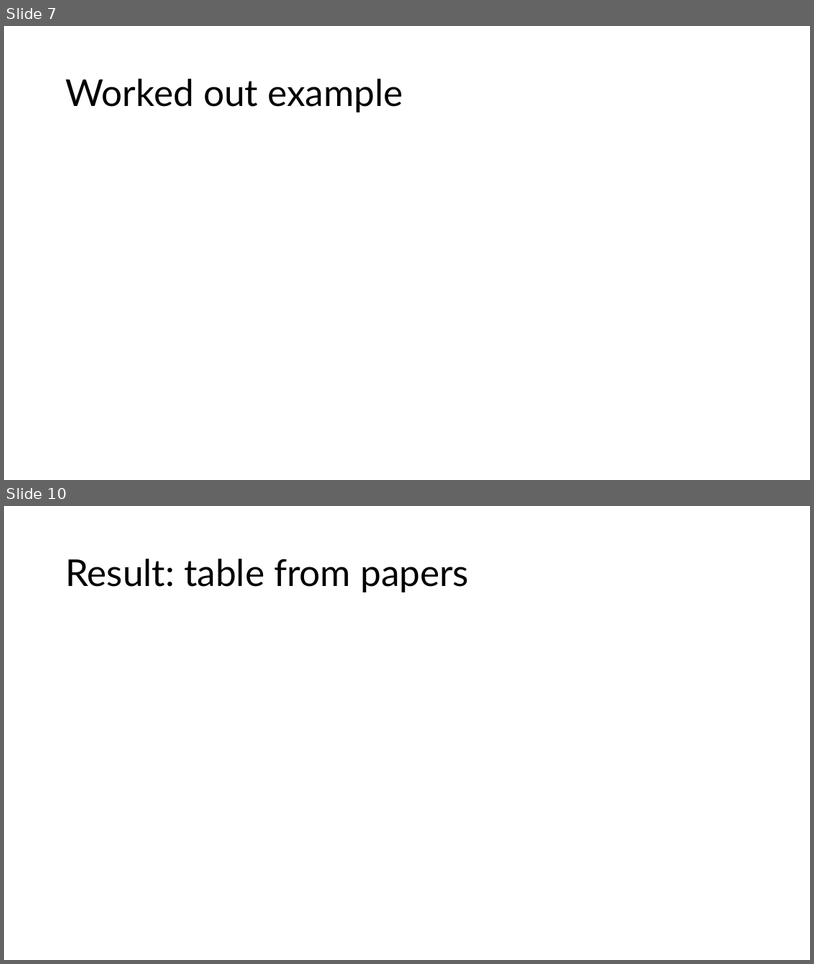
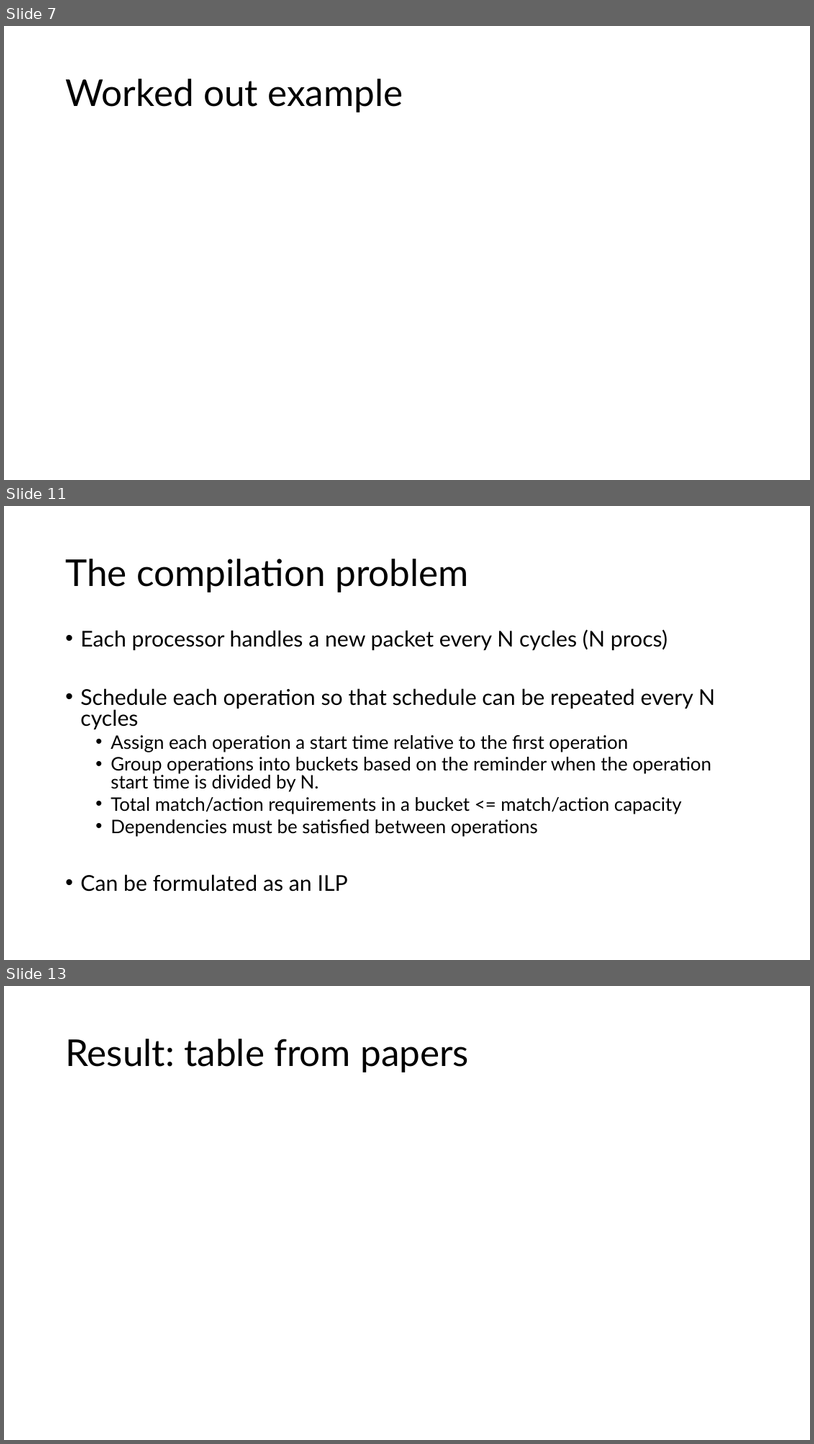
Before and after one commit to anirudhSK/drmt_talk, a slide deck: drmt.pptx. Shown one above the other, each under a label of ours: slides 7 and 10 before the commit, slides 7, 11 and 13 after it; the slides between them are not shown. The pictures are 814x964 and 814x1444 pixels, drawn with LibreOffice and Linux fonts; fonts in the diff are those of the drawing. Boxes give left, top, right and bottom in pixels: in the first picture for what was removed or moved away, otherwise in the second. Text is boxed around its words. In the diff, an @@ line names an element or a change of style, - is before the commit and + after.

Commit message:
Write out a few more slides including compilation slide

```diff
--- a/drmt.pptx
+++ b/drmt.pptx
@@ slide 11 added at box(4, 506, 810, 960), background #FFFFFF @@
@@ title added at box(65, 559, 469, 592), 44 pt, text #000000 @@
+The compilation problem
@@ text added at box(80, 629, 715, 891), 22.2 pt, text #000000 @@
+• Each processor handles a new packet every N cycles (N procs)
+• Schedule each operation so that schedule can be repeated every N cycles
+  • Assign each operation a start time relative to the first operation
+  • Group operations into buckets based on the reminder when the operation start time is divided by N.
+  • Total match/action requirements in a bucket <= match/action capacity
+  • Dependencies must be satisfied between operations
+• Can be formulated as an ILP
@@ what was slide 10 is now slide 13 @@
```
Also in this commit, not shown: 1 slide changed, 3 other slides added, 1 slide removed.
